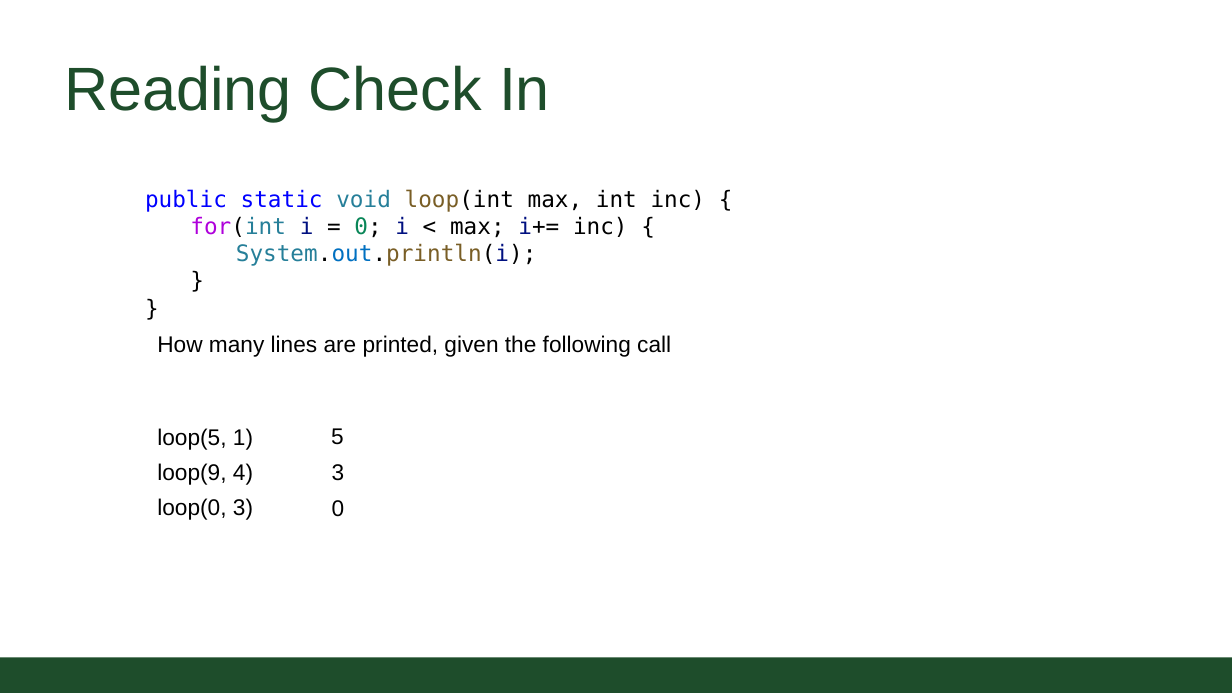
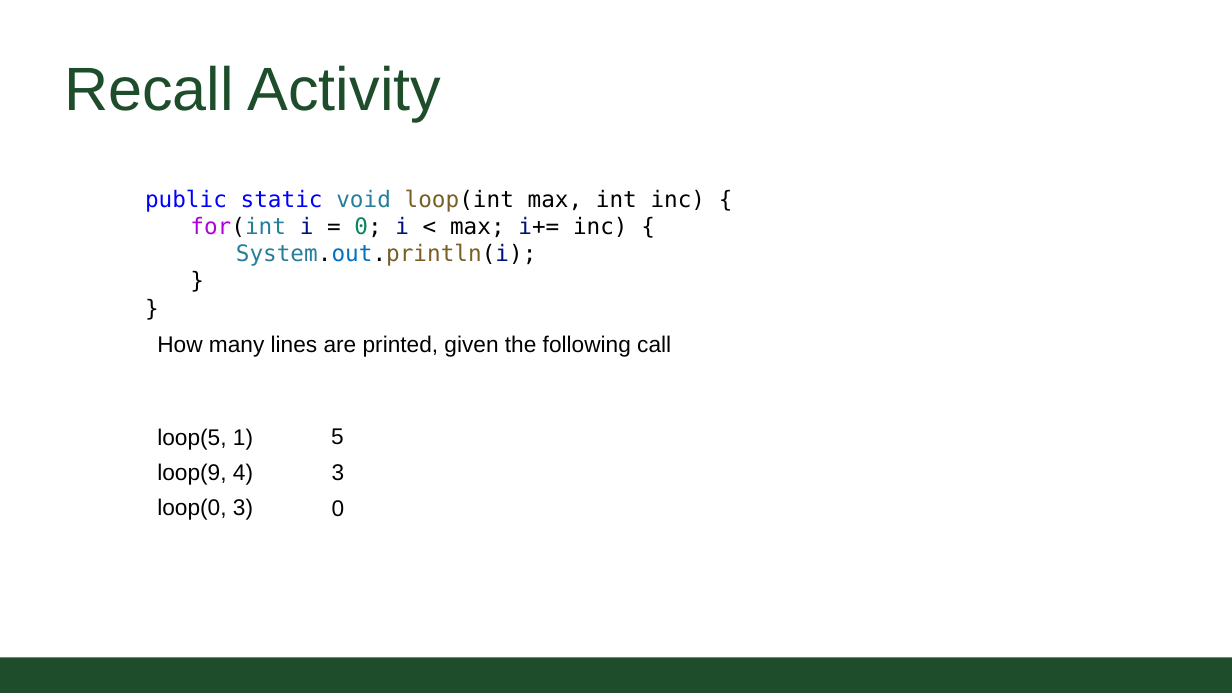
Before and after one commit to CSU-CompSci-CS163-4/Handouts, a slide deck: slide 4 of slides/On-Campus/03_02_Loops.pptx (slide 5 before the commit). Drawn at 1232x693 pixels with LibreOffice and Linux fonts; fonts in the diff are those of the drawing; background and template pictures are left out. Boxes give left, top, right and bottom in pixels: in the first picture for what was removed or moved away, otherwise in the second. Text is boxed around its words. In the diff, an @@ line names an element or a change of style, - is before the commit and + after.

```diff
--- a/slides/On-Campus/03_02_Loops.pptx
+++ b/slides/On-Campus/03_02_Loops.pptx
@@ title at [64,65,441,121]: text changed @@
-Reading Check In
+Recall Activity
```
Also in this commit, not shown: 4 other slides changed, 3 slides added.
